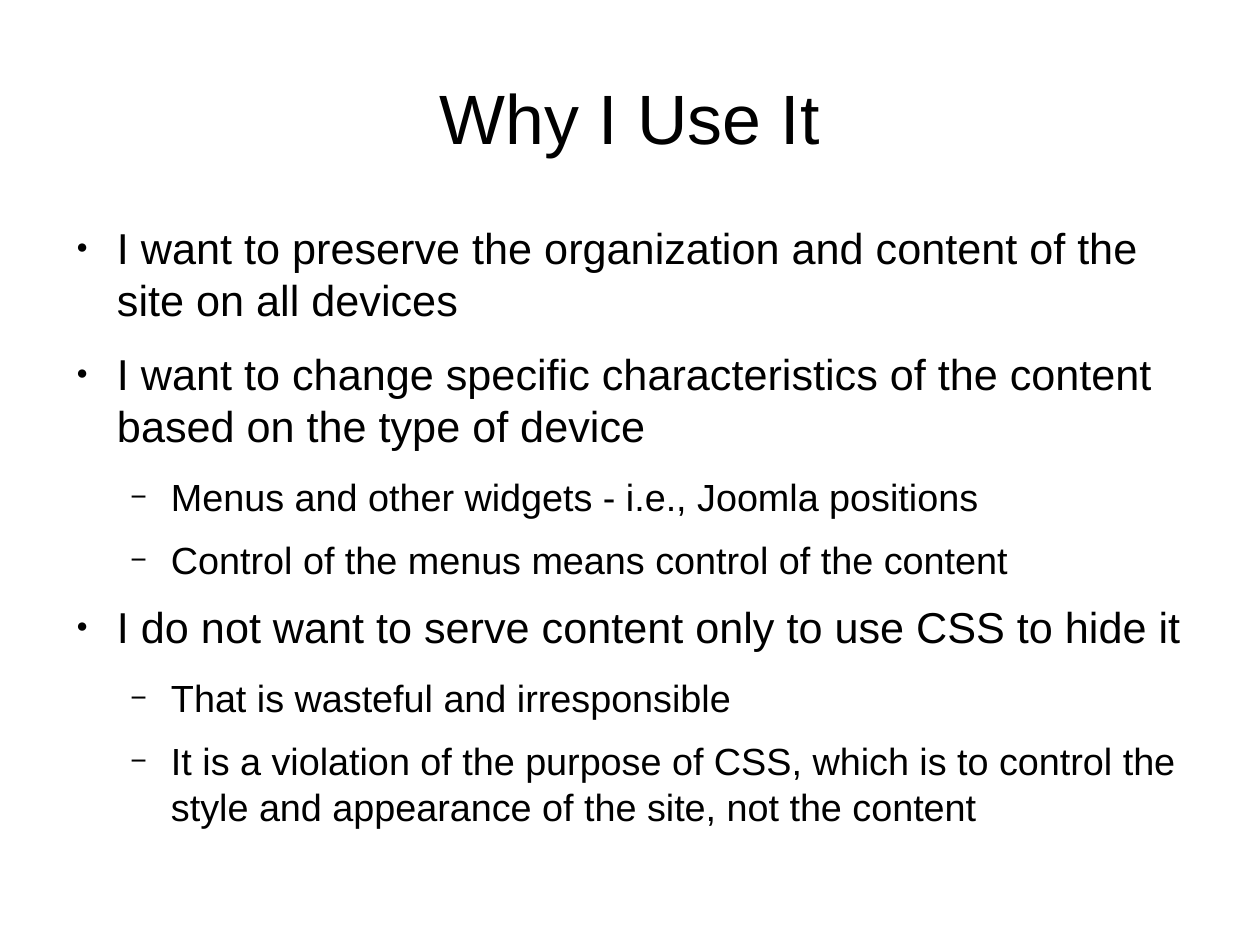
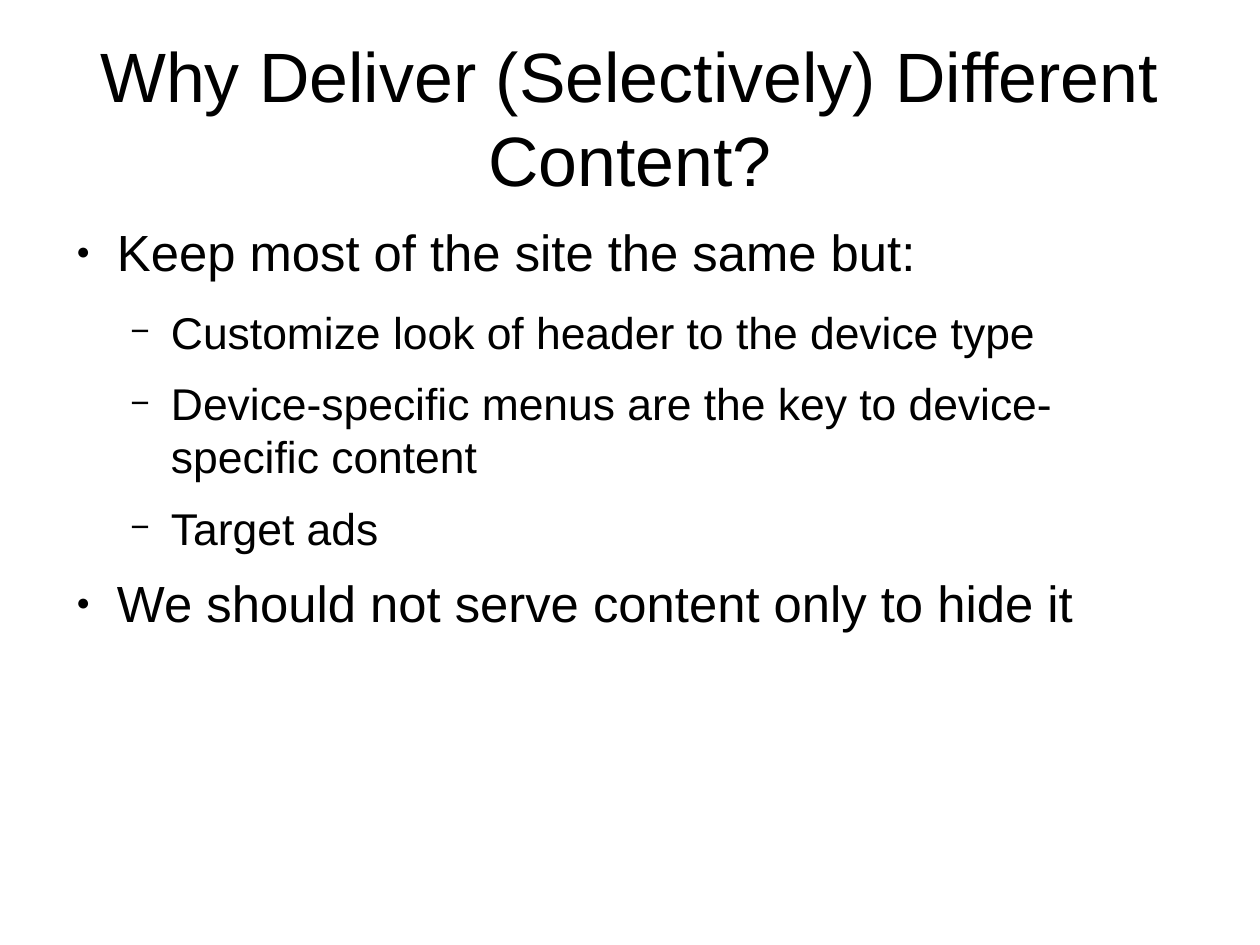
Before and after one commit to tomwhartung/jmws_accoutrements, a slide deck: slide 9 of presentations/2016_04-AWD_in_PHP_CMSes/AWD_in_PHP_CMSes-slides.odp (slide 10 before the commit). Drawn at 1260x945 pixels with LibreOffice and Linux fonts; fonts in the diff are those of the drawing. Boxes give left, top, right and bottom in pixels: in the first picture for what was removed or moved away, otherwise in the second. Text is boxed around its words. In the diff, an @@ line names an element or a change of style, - is before the commit and + after.

```diff
--- a/presentations/2016_04-AWD_in_PHP_CMSes/AWD_in_PHP_CMSes-slides.odp
+++ b/presentations/2016_04-AWD_in_PHP_CMSes/AWD_in_PHP_CMSes-slides.odp
@@ title at (100, 51, 1158, 187): text changed @@
-Why I Use It
+Why Deliver (Selectively) Different Content?
@@ text at (117, 234, 1072, 633): text changed; size 23.8 to 28 pt @@
-● I want to preserve the organization and content of the site on all devices
-● I want to change specific characteristics of the content based on the type of device
-  − Menus and other widgets - i.e., Joomla positions
-  − Control of the menus means control of the content
-● I do not want to serve content only to use CSS to hide it
-  − That is wasteful and irresponsible
-  − It is a violation of the purpose of CSS, which is to control the style and appearance of the site, not the content
+● Keep most of the site the same but:
+  − Customize look of header to the device type
+  − Device-specific menus are the key to device-specific content
+  − Target ads
+● We should not serve content only to hide it
```
Also in this commit, not shown: 1 other slide changed, 1 slide added, 3 slides removed.
